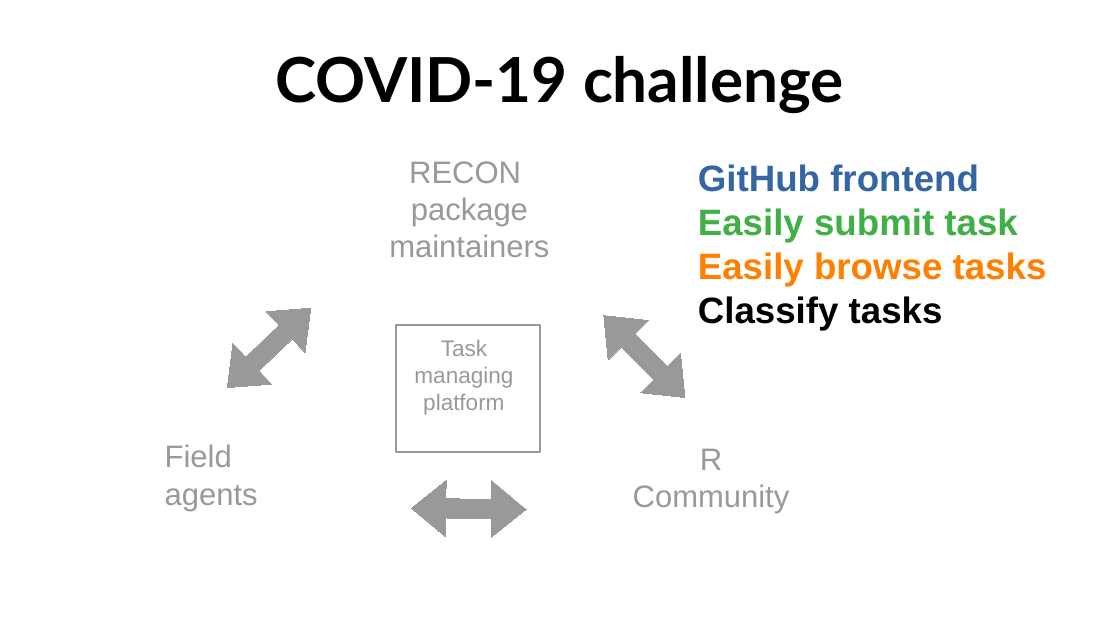
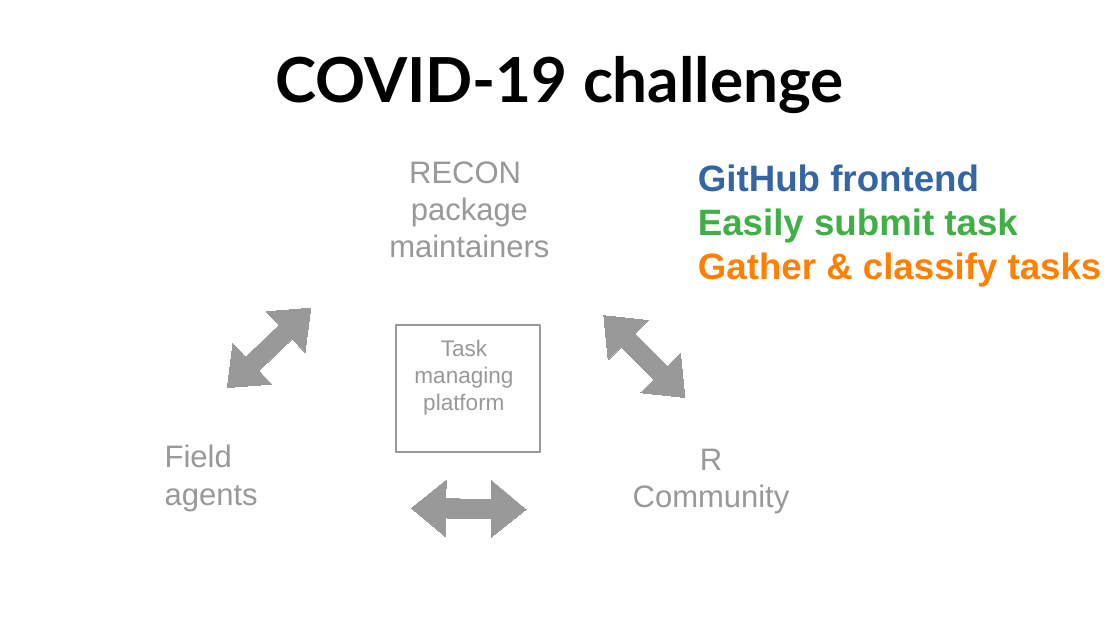
Before and after one commit to matthieugold/covid-19-challenge, a slide deck: slide 32 of docs/dscc_presentation/dscc_presentation.odp (slide 33 before the commit). Drawn at 1120x630 pixels with LibreOffice and Linux fonts; fonts in the diff are those of the drawing. Boxes give left, top, right and bottom in pixels: in the first picture for what was removed or moved away, otherwise in the second. Text is boxed around its words. In the diff, an @@ line names an element or a change of style, - is before the commit and + after.

```diff
--- a/docs/dscc_presentation/dscc_presentation.odp
+++ b/docs/dscc_presentation/dscc_presentation.odp
@@ text at box(698, 252, 1102, 286): text changed @@
-Easily browse tasks
-Classify tasks
+Gather & classify tasks
```
Also in this commit, not shown: 1 other slide changed, 2 slides added, 3 slides removed, 1 other file.
